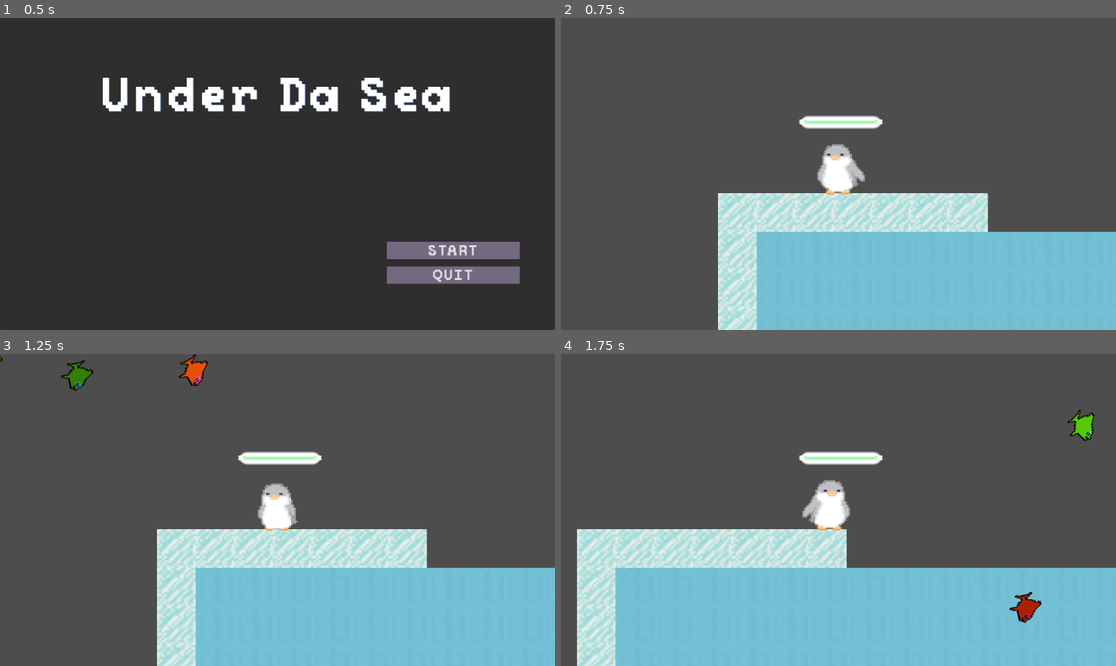
Above: before the commit, frames 1-4 (two rows, left to right).
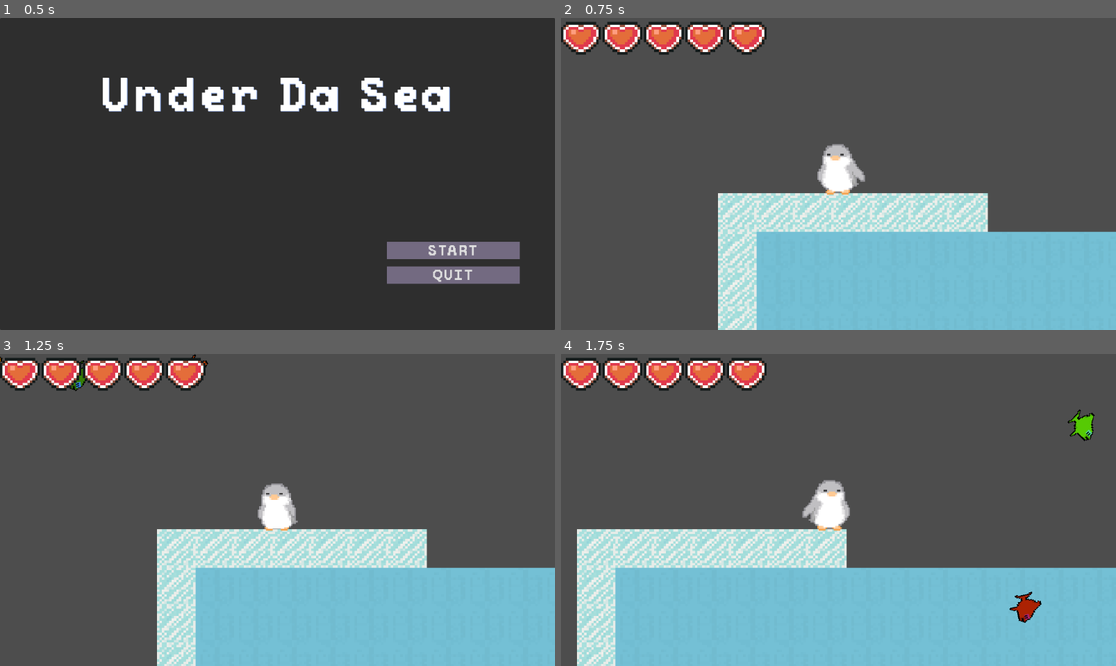
Above: after the commit, the same moments.

Repository: Jesuscanwalk/Under-da-sea
Game: Godot game, scene res://menus/main menu.tscn
Same seed, same stepped clock (60 frames per second), same inputs: the game is played once before the commit and once after it. The project has no main scene, so this scene is started directly.
Inputs:
- Up to frame 1 (0.5 s): no input
- Up to frame 2 (0.75 s): click "START" at 0.5 s
- Up to frame 3 (1.25 s): no input
- Up to frame 4 (1.75 s): hold D (right) from 1.28 s (still down); tap Space (jump) at 1.52 s

Frame 1 is identical in both runs. In frame 2, 4.7% of the frame differs, in the area x 0-77%, y 1-100%; in frame 3, 4.7%; in frame 4, 5.0%, in the area x 0-97%, y 1-100%.
Error after the commit: Invalid access to property or key 'currentHealth' on a base object of type 'CharacterBody2D (Player)'. (res://test.gd:31)

Commit message:
code for health

Diff:
--- /dev/null
+++ b/under-da-sea/bars/HeartGUI.tscn
@@ -0,0 +1,21 @@
+[gd_scene load_steps=3 format=3 uid="uid://lyhl4vbwu6xy"]
+
+[ext_resource type="Script" path="res://bars/heart_gui.gd" id="1_8mitw"]
+[ext_resource type="Texture2D" uid="uid://b2khwcjch8s3s" path="res://bars/heart.png" id="1_fpxfd"]
+
+[node name="HeartGUI" type="Panel"]
+self_modulate = Color(1, 1, 1, 0)
+custom_minimum_size = Vector2(16, 13)
+offset_right = 85.0
+offset_bottom = 77.0
+pivot_offset = Vector2(9, 16)
+script = ExtResource("1_8mitw")
+
+[node name="Sprite2D" type="Sprite2D" parent="."]
+position = Vector2(41.5, 39.5)
+scale = Vector2(5.1875, 5.1875)
+texture = ExtResource("1_fpxfd")
+centered = false
+offset = Vector2(-8, -8)
+hframes = 5
+frame = 4
--- /dev/null
+++ b/under-da-sea/bars/heart_gui.gd
@@ -0,0 +1,7 @@
+extends Panel
+
+@onready var sprite = $Sprite2D
+
+func update(whole: bool):
+	if whole: sprite.frame = 4
+	else: sprite.frame = 0
--- /dev/null
+++ b/under-da-sea/bars/hearts_container.gd
@@ -0,0 +1,15 @@
+extends HBoxContainer
+
+@onready var HeartGUIClass = preload("res://bars/HeartGUI.tscn")
+
+func setMaxHearts(max: int):
+	for i in range(max):
+		var heart = HeartGUIClass.instantiate()
+		add_child(heart)
+
+func updateHearts(currentHealth: int):
+	var hearts = get_children()
+	for i in range(currentHealth):
+		hearts[i].update(true)
+	for i in range(currentHealth, hearts.size()):
+		hearts[i].update(false)
--- /dev/null
+++ b/under-da-sea/bars/hearts_container.tscn
@@ -0,0 +1,7 @@
+[gd_scene load_steps=2 format=3 uid="uid://c8fnv6um65h85"]
+
+[ext_resource type="Script" path="res://bars/hearts_container.gd" id="1_2tgod"]
+
+[node name="HeartsContainer" type="HBoxContainer"]
+theme_override_constants/separation = 70
+script = ExtResource("1_2tgod")
--- a/under-da-sea/player/player.gd
+++ b/under-da-sea/player/player.gd
@@ -1,6 +1,5 @@
 class_name Player extends CharacterBody2D
 
-@onready var health_bar: ProgressBar = $Control/HealthBar
 @onready var collision_shape_2d: CollisionShape2D = $CollisionShape2D
 @export var max_health := 5
 @onready var animated_sprite: AnimatedSprite2D = $AnimationPlayer
@@ -16,8 +15,9 @@
 var is_in_water : bool = false
 
 func _ready() -> void:
-	health_bar.max_value = max_health
-	health_bar.value = health
+	#health_bar.max_value = max_health
+	#health_bar.value = health
+	pass
 
 func _physics_process(delta):
 	if not is_on_floor():
@@ -51,7 +51,7 @@
 func set_health(new_health: int) -> void:
 	var previous_health := health
 	health = clampi(new_health, 0, max_health)
-	health_bar.value = health
+	#health_bar.value = health
 	if health == 0:
 		die()
 
--- a/under-da-sea/player/player.tscn
+++ b/under-da-sea/player/player.tscn
@@ -121,18 +121,6 @@
 [sub_resource type="CircleShape2D" id="CircleShape2D_xuwma"]
 radius = 8.0
 
-[sub_resource type="StyleBoxFlat" id="StyleBoxFlat_riqx2"]
-bg_color = Color(0.550956, 0.96135, 0.625933, 1)
-border_width_left = 2
-border_width_top = 2
-border_width_right = 2
-border_width_bottom = 2
-border_color = Color(1, 1, 1, 1)
-corner_radius_top_left = 10
-corner_radius_top_right = 10
-corner_radius_bottom_right = 10
-corner_radius_bottom_left = 10
-
 [node name="Player" type="CharacterBody2D"]
 position = Vector2(0, 3)
 script = ExtResource("1_qf20f")
@@ -147,25 +135,6 @@
 [node name="CollisionShape2D" type="CollisionShape2D" parent="."]
 shape = SubResource("CircleShape2D_xuwma")
 
-[node name="Control" type="Control" parent="."]
-layout_mode = 3
-anchors_preset = 0
-offset_top = -3.0
-offset_right = 40.0
-offset_bottom = 37.0
-
-[node name="HealthBar" type="ProgressBar" parent="Control"]
-layout_mode = 0
-offset_left = -16.0
-offset_top = -21.0
-offset_right = 18.0
-offset_bottom = -16.0
-pivot_offset = Vector2(48, -11)
-theme_override_styles/fill = SubResource("StyleBoxFlat_riqx2")
-max_value = 3.0
-value = 3.0
-show_percentage = false
-
 [node name="WaterDetection" parent="." instance=ExtResource("3_101xf")]
 position = Vector2(-1, -2)
 
--- a/under-da-sea/project.godot
+++ b/under-da-sea/project.godot
@@ -50,3 +50,7 @@
 [layer_names]
 
 2d_physics/layer_2="water"
+
+[rendering]
+
+textures/canvas_textures/default_texture_filter=3
--- a/under-da-sea/test.gd
+++ b/under-da-sea/test.gd
@@ -1,4 +1,7 @@
 extends Node2D
+
+@onready var HeartsContainer = $CanvasLayer/HeartsContainer
+@onready var player = $Player
 
 @export var num := 100
 @export var min := 80
@@ -13,6 +16,7 @@
 
 func _process(delta: float) -> void:
 	screensize = get_viewport_rect().size
+
 func _ready() -> void:
 	num_fish = randi_range(min, max)
 	print(num_fish)
@@ -22,6 +26,10 @@
 		var group_center = Vector2(randf_range(0, screensize.x), randf_range(0, screensize.y))
 		for j in range(fish_per_group):
 			var random_offset = Vector2(randf_range(-group_radius, group_radius), randf_range(-group_radius, group_radius))
+
+	HeartsContainer.setMaxHearts(player.max_health)
+	HeartsContainer.updateHearts(player.currentHealth)
+	player.healthChanged.connect(HeartsContainer.updateHearts)
 
 func spawnFish():
 	var fish : Area2D = preload("res://Fish/fish.tscn").instantiate()
--- a/under-da-sea/test.tscn
+++ b/under-da-sea/test.tscn
@@ -1,10 +1,11 @@
-[gd_scene load_steps=8 format=4 uid="uid://7wfdg2ld87r5"]
+[gd_scene load_steps=9 format=4 uid="uid://7wfdg2ld87r5"]
 
 [ext_resource type="PackedScene" uid="uid://cx3yaof1y7gcr" path="res://player/player.tscn" id="1_pjuui"]
 [ext_resource type="Script" path="res://test.gd" id="1_rt6y5"]
 [ext_resource type="PackedScene" uid="uid://1f3hioeimvb6" path="res://menus/pause menu.tscn" id="3_2encr"]
 [ext_resource type="Texture2D" uid="uid://b7b25hc2d8itu" path="res://map/Lands2.png" id="3_8w17r"]
 [ext_resource type="PackedScene" uid="uid://cnv6j7ubi85lw" path="res://Fish/fish.tscn" id="4_piqol"]
+[ext_resource type="PackedScene" uid="uid://c8fnv6um65h85" path="res://bars/hearts_container.tscn" id="6_ascy7"]
 
 [sub_resource type="TileSetAtlasSource" id="TileSetAtlasSource_0rhee"]
 texture = ExtResource("3_8w17r")
@@ -42,6 +43,8 @@
 [node name="PauseMenu" parent="CanvasLayer" instance=ExtResource("3_2encr")]
 visible = false
 
+[node name="HeartsContainer" parent="CanvasLayer" instance=ExtResource("6_ascy7")]
+
 [node name="Timer" type="Timer" parent="."]
 
 [node name="fishfolder" type="Node2D" parent="."]
Binary file added: under-da-sea/bars/bluer.png
Not shown, added: under-da-sea/bars/bluer.png.import
Binary file added: under-da-sea/bars/heart.png
Not shown, added: under-da-sea/bars/heart.png.import
Binary file added: under-da-sea/bars/life_bar.png
Not shown, added: under-da-sea/bars/life_bar.png.import
Binary file added: under-da-sea/bars/white.png
Not shown, added: under-da-sea/bars/white.png.import
Not shown: 1 places in under-da-sea/player/player.tscn that only renumber resources
